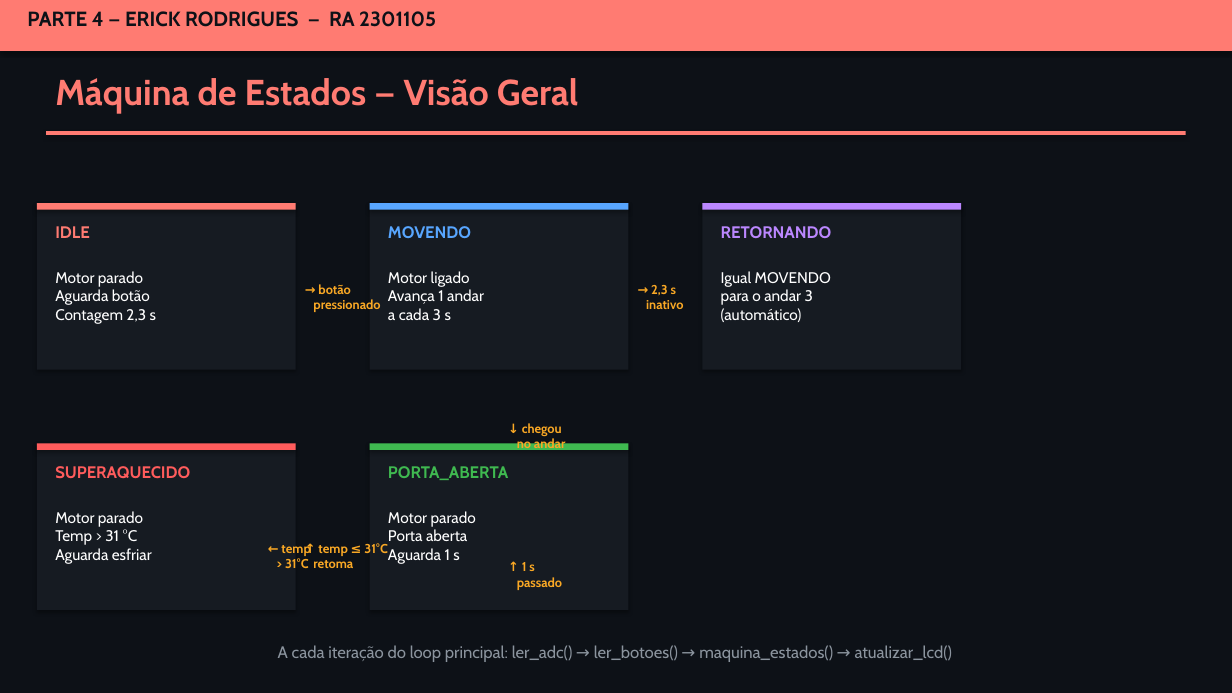
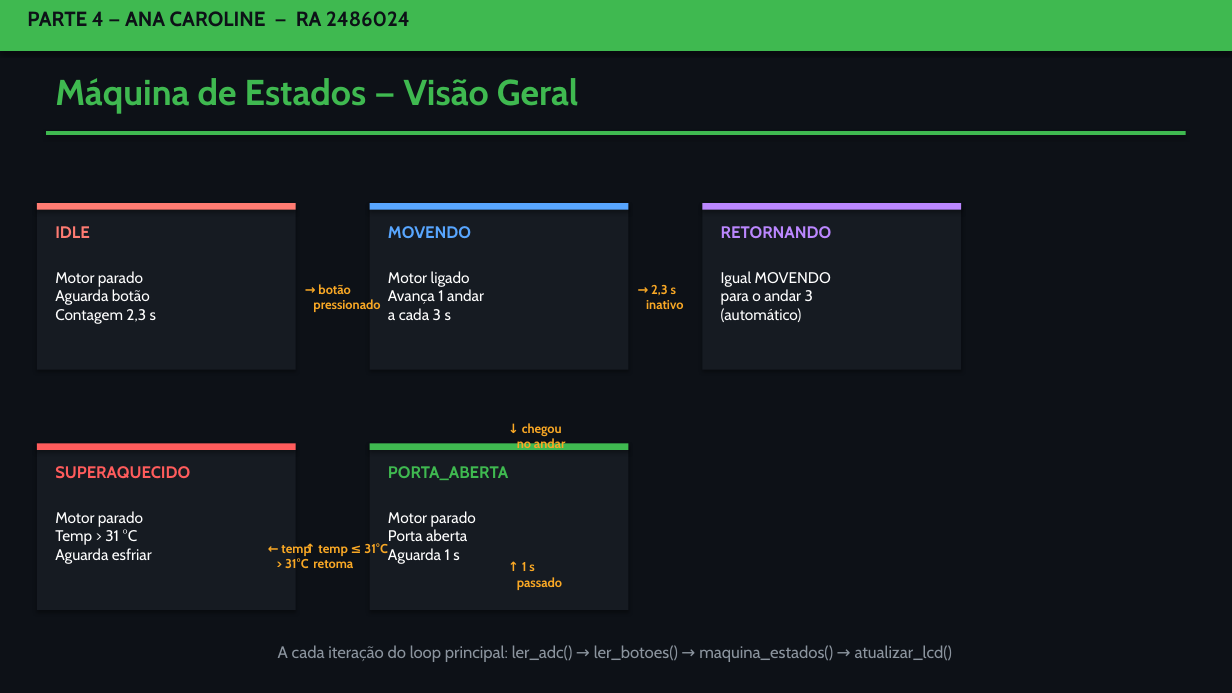
Before and after one commit to Eng-Willian-DS/elevador-pic18, a slide deck: slide 12 of Central_Elevador.pptx. Drawn at 1232x693 pixels with LibreOffice and Linux fonts; fonts in the diff are those of the drawing. Boxes give left, top, right and bottom in pixels: in the first picture for what was removed or moved away, otherwise in the second. Text is boxed around its words. In the diff, an @@ line names an element or a change of style, - is before the commit and + after.

```diff
--- a/Central_Elevador.pptx
+++ b/Central_Elevador.pptx
@@ rectangle at [0,0,1232,51]: fill #FF7B72 to #3FB950 @@
@@ text at [27,11,410,27]: text changed @@
-PARTE 4 — ERICK RODRIGUES — RA 2301105
+PARTE 4 — ANA CAROLINE — RA 2486024
@@ text "Máquina de Estados — Visão ..." at [55,78,578,113]: text colour #FF7B72 to #3FB950 @@
@@ rectangle at [46,131,1186,135]: fill #FF7B72 to #3FB950 @@
```
Also in this commit, not shown: 14 other slides changed, 2 other files.
